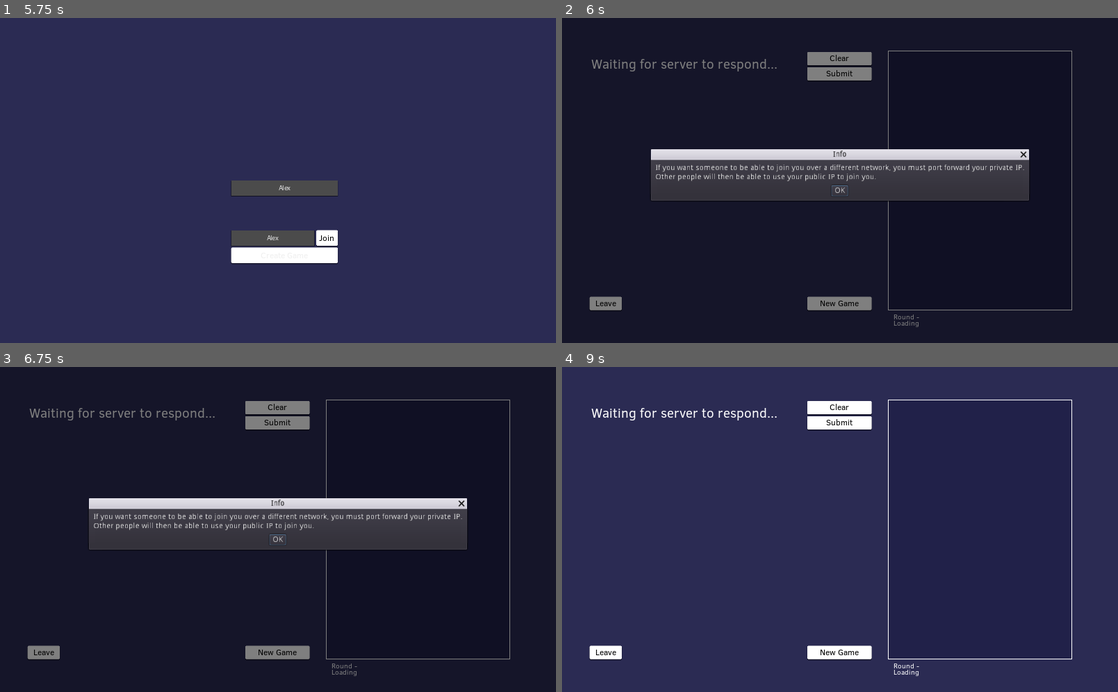
Above: before the commit, frames 1-4 (two rows, left to right).
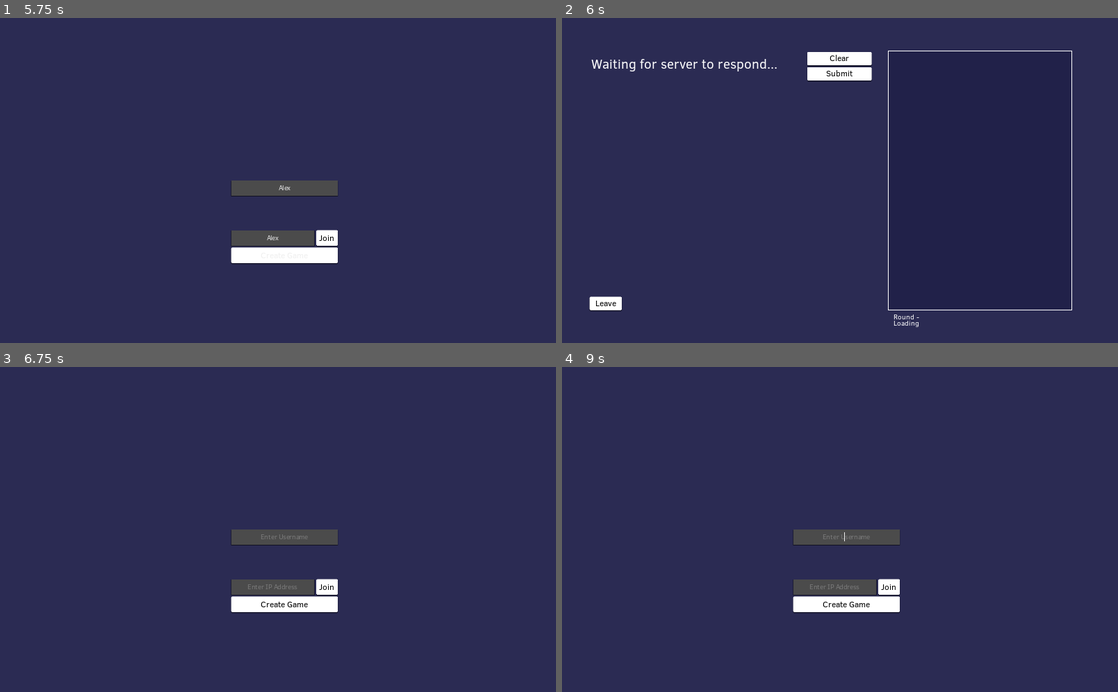
Above: after the commit, the same moments.

Repository: rednir/DrawingGame
Game: Godot game, scene res://Scenes/MainMenu.tscn
The game is run twice, just before and just after one commit, with the same random seed, the same clock (stepped at 60 frames per second) and the same inputs.
Inputs (mouse positions are in pixels of both pictures, inside the frame that each line leads up to):
- Up to frame 1 (5.75 s): click (283, 187) at 0.52 s; type "Alex" at 0.6 s; click (272, 239) at 0.75 s; type "Alex" at 0.83 s; click "Create Game" at 1.25 s; click "OK" at 2 s; click "Create Game" at 2.75 s; click "OK" at 3.5 s; click "Create Game" at 4.25 s; click "OK" at 5 s
- Up to frame 2 (6 s): click "Join" at 5.75 s
- Up to frame 3 (6.75 s): click "Leave" at 6.5 s
- Up to frame 4 (9 s): click (840, 653) at 7.25 s, where only the run before the commit has a clickable "New Game"; click (840, 653) at 8 s, where only the run before the commit has a clickable "New Game"; click (840, 539) at 8.75 s, where only the run before the commit has a clickable "OK"

Frame 1 is identical in both runs. In frame 2, 94% of the frame differs, in the area x 0-100%, y 0-100%; in frame 3, 92%; in frame 4, 5.4%.
Error in both runs: Attempt to call function 'queue_free' in base 'previously freed instance' on a null instance. (res://Scripts/AutoLoads/Events.gd:62)

Commit message:
fix client thinking they are server

Diff:
--- a/Scripts/MainMenu/MainMenu.gd
+++ b/Scripts/MainMenu/MainMenu.gd
@@ -36,6 +36,7 @@
 
 	if status_code != OK:
 		Events.emit_signal("error", "Could not create a server (Code: %s)" % status_code)
+		Server.server = null
 	else:
 		Client.this_player.name = textbox_username.text
 		Client.try_join_server("localhost")
